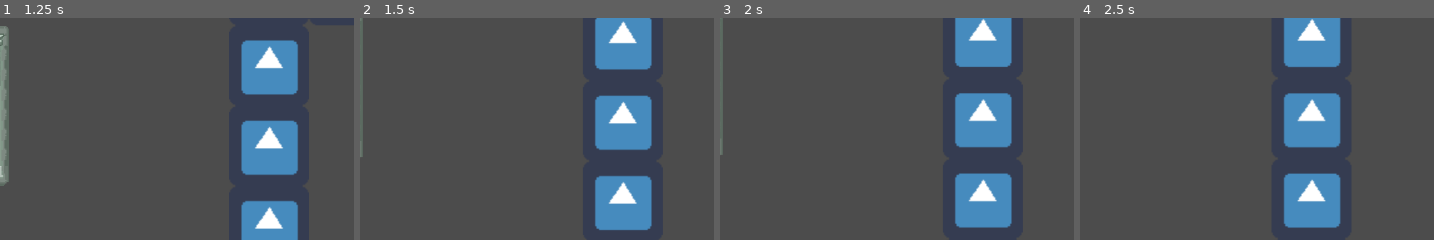
Above: before the commit, frames 1-4 (left to right).
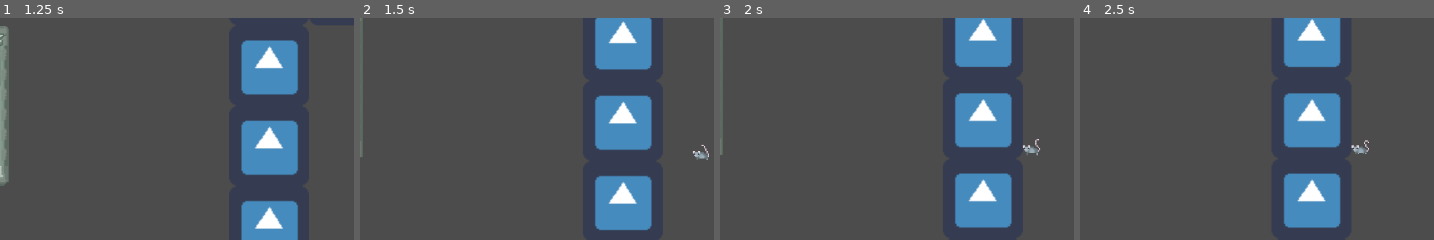
Above: after the commit, the same moments.

Repository: mirogon/Archaeology
Game: Godot game, scene res://Scenes/Main.tscn
The game is run twice, just before and just after one commit, with the same random seed, the same clock (stepped at 60 frames per second) and the same inputs. The engine's default icon, where the game draws it, is replaced by a stand-in: a white triangle on a blue panel in a dark square.
Inputs:
- Up to frame 1 (1.25 s): tap Enter at 0.5 s; hold Right (ui_right) from 0.53 s (still down)
- Up to frame 2 (1.5 s): release Right (ui_right) at 1.28 s; hold Down (ui_down) from 1.28 s (still down)
- Up to frame 3 (2 s): keep holding Down (ui_down)
- Up to frame 4 (2.5 s): release Down (ui_down) at 2.03 s; hold Right (ui_right) from 2.03 s (still down)
The pictures show only the part of the screen within x 50-100%, y 24-74%; the shares and areas given below are measured in that part.

Frame 1 is identical in both runs. In frame 2, 0.1% of the frame differs, in the area x 94-99%, y 57-64%; in frame 3, 0.2%, in the area x 85-91%, y 54-63%; in frame 4, 0.1%.

Commit message:
Rat now runs after Player

Diff:
--- a/Scenes/Rat.tscn
+++ b/Scenes/Rat.tscn
@@ -1,7 +1,8 @@
-[gd_scene load_steps=16 format=2]
+[gd_scene load_steps=17 format=2]
 
 [ext_resource path="res://Asstes/Enemies/Rat_Atk.png" type="Texture" id=1]
 [ext_resource path="res://Asstes/Enemies/Rat.png" type="Texture" id=2]
+[ext_resource path="res://Scripts/Rat.gd" type="Script" id=3]
 
 [sub_resource type="AtlasTexture" id=63]
 atlas = ExtResource( 2 )
@@ -64,11 +65,12 @@
 extents = Vector2( 7, 6 )
 
 [node name="Rat" type="KinematicBody2D"]
+script = ExtResource( 3 )
+speed = 65
 
 [node name="AnimatedSprite" type="AnimatedSprite" parent="."]
 frames = SubResource( 67 )
 animation = "Rat_Walk"
-frame = 3
 playing = true
 
 [node name="CollisionShape2D" type="CollisionShape2D" parent="."]
--- /dev/null
+++ b/Scripts/Rat.gd
@@ -0,0 +1,20 @@
+extends KinematicBody2D
+
+export var speed = 75
+var player
+
+# Called when the node enters the scene tree for the first time.
+func _ready():
+	player = get_tree().get_root().get_node("Main").get_node("Player")
+
+func _physics_process(delta):
+	if position.distance_to(player.position) > 15:
+		#position = position.move_toward(player.position, speed * delta)
+		var dir = (player.position - position).normalized()
+		move_and_slide(dir * speed)
+		$AnimatedSprite.animation = "Rat_Walk"
+	else:
+		$AnimatedSprite.animation = "Rat_Atk"
+
+func _process(delta):
+	pass
